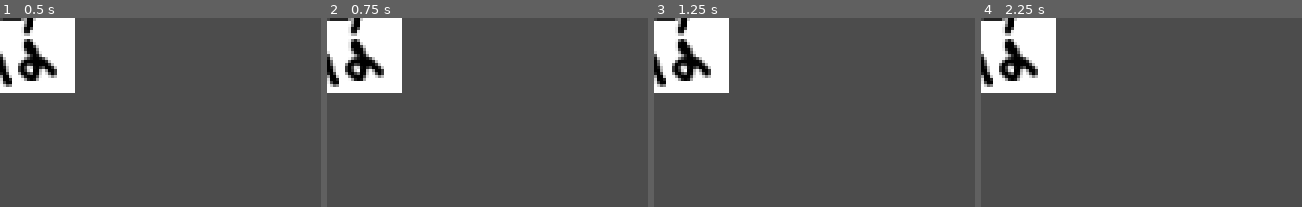
Above: before the commit, frames 1-4 (left to right).
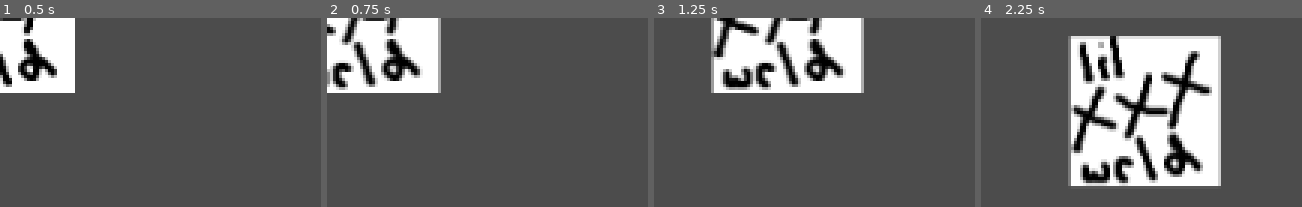
Above: after the commit, the same moments.

Repository: jcoombes/lil_xxx_wrld
Game: Godot game, scene res://Player.tscn
The game is run twice, just before and just after one commit, with the same random seed, the same clock (stepped at 60 frames per second) and the same inputs. The project has no main scene, so this scene is started directly.
Inputs:
- Up to frame 1 (0.5 s): no input
- Up to frame 2 (0.75 s): tap Enter at 0.5 s; hold Right (ui_right) from 0.53 s (still down)
- Up to frame 3 (1.25 s): keep holding Right (ui_right)
- Up to frame 4 (2.25 s): release Right (ui_right) at 1.28 s; hold Down (ui_down) 1.28-2.03 s; hold Right (ui_right) from 2.03 s (still down)

Frame 1 is identical in both runs. In frame 2, 9.7% of the frame differs, in the area x 0-36%, y 0-40%; in frame 3, 24%; in frame 4, 45%, in the area x 0-75%, y 0-89%.

Commit message:
Add controls and physics to the player object with innovative new ADSR engine.

Diff:
--- /dev/null
+++ b/Player.gd
@@ -0,0 +1,81 @@
+extends KinematicBody2D
+
+enum Envelope {ATTACK, DECAY, SUSTAIN, RELEASE}
+
+# time it takes to hit max speed (seconds)
+export var ATTACK_DURATION: float = 0.5
+# time it takes to move from peak speed to sustain speed (seconds)
+export var DECAY_DURATION: float = 0.1
+# time it takes to go from sustain speed to zero (seconds)
+export var RELEASE_DURATION: float = 0.1
+
+export var PEAK_SPEED: float = 100.0
+export var SUSTAIN_SPEED: float = 50.0
+
+var velocity := Vector2()
+var _phase: int = Envelope.RELEASE
+var _input_duration: float = 0.0
+var _decay_duration: float = 1.0
+
+# Called when the node enters the scene tree for the first time.
+func _ready():
+	pass # Replace with function body.
+
+
+# Called every frame. 'delta' is the elapsed time since the previous frame.
+#func _process(delta):
+#	pass
+
+func _physics_process(delta: float) -> void:
+	var direction := Vector2()
+
+	if Input.is_action_pressed("ui_right"):
+		direction.x += 1
+	if Input.is_action_pressed("ui_left"):
+		direction.x -= 1
+	if Input.is_action_pressed("ui_down"):
+		direction.y += 1
+	if Input.is_action_pressed("ui_up"):
+		direction.y -= 1
+
+	direction = direction.normalized()
+
+	var any_input: bool = direction.length() > 0.0
+	var speed: float = velocity.length()
+
+	if any_input:
+		_input_duration += delta
+
+		match _phase:
+			Envelope.RELEASE:
+				_phase = Envelope.ATTACK
+			Envelope.ATTACK:
+				if speed >= PEAK_SPEED:
+					_phase = Envelope.DECAY
+			Envelope.DECAY:
+				if speed <= SUSTAIN_SPEED:
+					_phase = Envelope.SUSTAIN
+			Envelope.SUSTAIN:
+				pass
+	else:
+		_phase = Envelope.RELEASE
+
+	var acceleration: float
+
+	match _phase:
+		Envelope.ATTACK:
+			acceleration = (PEAK_SPEED - 0.0) / ATTACK_DURATION
+		Envelope.DECAY:
+			acceleration = (SUSTAIN_SPEED - PEAK_SPEED) / DECAY_DURATION
+		Envelope.SUSTAIN:
+			acceleration = 0.0
+		Envelope.RELEASE:
+			acceleration = (0.0 - SUSTAIN_SPEED) / RELEASE_DURATION
+
+	velocity = max(0.0, speed + delta * acceleration) * direction
+	print(velocity)
+	print(_phase)
+	var _collision = move_and_collide(velocity * delta)
+
+func _integrate_forces(_state: Physics2DDirectBodyState) -> void:
+	pass
--- a/Player.tscn
+++ b/Player.tscn
@@ -1,6 +1,7 @@
-[gd_scene load_steps=4 format=2]
+[gd_scene load_steps=5 format=2]
 
 [ext_resource path="res://assets/player/sprite.png" type="Texture" id=1]
+[ext_resource path="res://Player.gd" type="Script" id=3]
 
 [sub_resource type="SpriteFrames" id=1]
 animations = [ {
@@ -13,12 +14,14 @@
 [sub_resource type="RectangleShape2D" id=2]
 extents = Vector2( 32, 32 )
 
-[node name="Player" type="Node2D"]
+[node name="Player" type="KinematicBody2D"]
+script = ExtResource( 3 )
+ATTACK_DURATION = 0.1
+DECAY_DURATION = 1.0
+RELEASE_DURATION = 0.5
 
 [node name="AnimatedSprite" type="AnimatedSprite" parent="."]
 frames = SubResource( 1 )
 
-[node name="KinematicBody2D" type="KinematicBody2D" parent="."]
-
-[node name="CollisionShape2D" type="CollisionShape2D" parent="KinematicBody2D"]
+[node name="CollisionShape2D" type="CollisionShape2D" parent="."]
 shape = SubResource( 2 )
--- a/default_env.tres
+++ b/default_env.tres
@@ -1,5 +1,7 @@
 [gd_resource type="Environment" load_steps=2 format=2]
+
 [sub_resource type="ProceduralSky" id=1]
+
 [resource]
 background_mode = 2
 background_sky = SubResource( 1 )
--- a/project.godot
+++ b/project.godot
@@ -18,6 +18,15 @@
 config/name="Lil Xxx Wrld"
 config/icon="res://icon.png"
 
+[debug]
+
+gdscript/warnings/treat_warnings_as_errors=true
+
+[physics]
+
+2d/default_gravity=0
+2d/default_gravity_vector=Vector2( 0, 0 )
+
 [rendering]
 
 environment/default_environment="res://default_env.tres"
Not shown, added: assets/player/sprite.png.import
